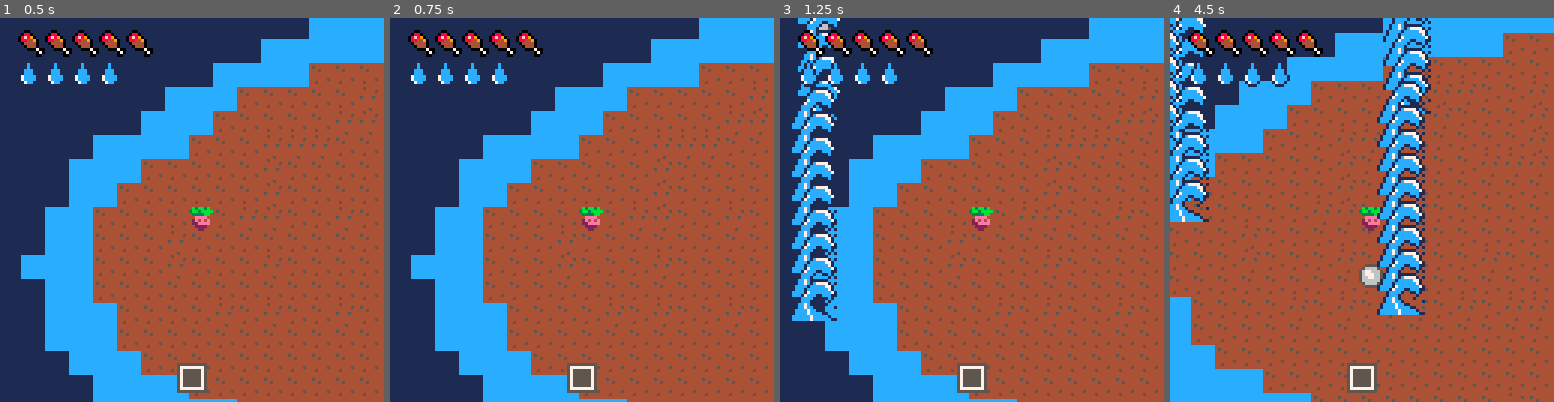
Above: before the commit, frames 1-4 (left to right).
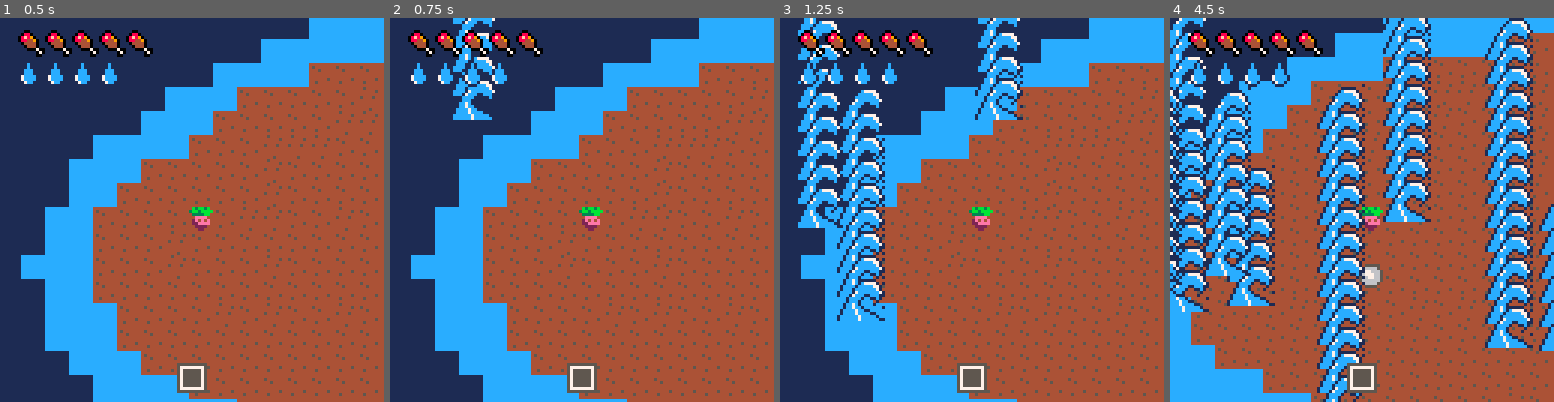
Above: after the commit, the same moments.

Repository: lucaslng/jamhacks-climatastrophe
Game: PICO-8 cartridge climate-collapse.p8
Same seed, same stepped clock (60 frames per second), same inputs: the game is played once before the commit and once after it.
Inputs:
- Up to frame 1 (0.5 s): no input
- Up to frame 2 (0.75 s): tap O (Z key) at 0.7 s
- Up to frame 3 (1.25 s): no input
- Up to frame 4 (4.5 s): hold Right 1.6-2.1 s; tap O (Z key) every 0.4 s from 1.7 to 4.1 s; hold Up 2.15-2.42 s; hold Right 2.47-3.03 s; hold Left 3.08-3.58 s; hold Down 3.63-3.97 s; hold Right from 4.02 s (still down)

Frame 1 is identical in both runs. In frame 2, 1.4% of the frame differs, in the area x 16-28%, y 0-27%; in frame 3, 9.3%; in frame 4, 34%, in the area x 0-100%, y 0-100%.

Commit message:
carrot and radish textures

Diff:
--- a/climate-collapse.p8
+++ b/climate-collapse.p8
@@ -143,16 +143,16 @@
 	local moved = false
 
 	if btn(0) then
-		Player:moveleft() moved = true
+		Player:moveleft(1) moved = true
 	end
 	if btn(1) then
-		Player:moveright() moved = true
+		Player:moveright(1) moved = true
 	end
 	if btn(2) then
-		Player:moveup() moved = true
+		Player:moveup(1) moved = true
 	end
 	if btn(3) then
-		Player:movedown() moved = true
+		Player:movedown(1) moved = true
 	end
 
 	if Player.hunger_timer == nil then Player.hunger_timer = 0 end
@@ -167,6 +167,7 @@
 		end
 
 		-- thirst drains when moving
+		if Player.thirst_timer == nil then Player.thirst_timer = 0 end
 		Player.thirst_timer += 1
 		if Player.thirst_timer >= 150 then
 			Player.thirst = max(0, Player.thirst - 1)
@@ -207,12 +208,12 @@
 	foreach(tornadoes, function(t) t.x += t.vx t.y += t.vy t.lifetime -= 1 if (abs(Player.x - t.x) <= 2 and abs(Player.y - t.y) <= 2) then die("You died to a tornado!") end end)
 	if tornadoes[1] != nil and tornadoes[1].lifetime <= 0 then deli(tornadoes, 1) end
 
-	if rnd(20) <= 1 then
+	if rnd(8) <= 1 then
 		local tsunami = Tsunami:new()
 		tsunami.x = 136
 		tsunami.y = rnd(96) + 120
 		tsunami.height = rnd(80) + 24
-		tsunami.v = rnd({ 1, 1, 2})
+		tsunami.v = rnd({ 1, 1, 2, 2, 3 })
 		add(tsunamies, tsunami)
 	end
 
@@ -282,30 +284,30 @@
 00700700022eeee066566666bb044440bbbbbbbb17cccc100000000011111111cccccccc56666665566677655677666556666665000001ccccccc71000000000
 000000000022220055665665bbb04440bbbbbbbb17cccc100000000011111111cccccccc056666500566665005666650056666500000017ccccccc7100000000
 000000000002200066655556bbbb000700bbbbbb017cc1000000000011111111cccccccc00555500005555000055550000555500000017ccc11ccc1000000000
-000000000000000000000000bbbbbbb070bbbbbb00111000000000000000000000000000000000000000000000000000000000000001cccc10011c1000000000
-000000000000000000000000bbbbbbb00bbbbbbb00000000000000000000000000000000000000000000000000000000000000000001ccc10000010000000000
-000000000000000000000000bbbbbbbbbbbbbbbb0000000000000000000000000000000000000000000000000000000000000000001cc7c10000100000000000
-000000000000000000000000bbbbbbbbbbbbbbbb0000000000000000000000000000000000000000000000000000000000000000001cc7cc1000000100000000
-000000000000000000000000bbbbbbbbbbbbbbbb000000000000000000000000000000000000000000000000000000000000000001cccc7cc110000000000000
-000000000000000000000000bbbbbbbbbbbbbbbb000000000000000000000000000000000000000000000000000000000000000001cccc7cccc1100000000000
-000000000000000000000000bbbbbbbbbbbbbbbb00000000000000000000000000000000000000000000000000000000000000001cccccc7ccccc10000000000
-000000000000000000000000bbbbbbbbbbbbbbbb00000000000000000000000000000000000000000000000000000000000000001cccccc7cccccc1100000000
+000000000000000000000000bbbbbbb070bbbbbb0011100000000000000000000b3bb3b00b3bbbb00000000000000000000000000001cccc10011c1000000000
+000000000000000000000000bbbbbbb00bbbbbbb0000000000000000000000003bb3bbbb3bb3bb3b0000000000000000000000000001ccc10000010000000000
+000000000000000000000000bbbbbbbbbbbbbbbb00000000000000000000000003333bb0033b3bb0000000000000000000000000001cc7c10000100000000000
+000000000000000000000000bbbbbbbbbbbbbbbb00000000000000000000000000eeee0000999900000000000000000000000000001cc7cc1000000100000000
+000000000000000000000000bbbbbbbbbbbbbbbb00000000000000000000000002eeee200999999000000000000000000000000001cccc7cc110000000000000
+000000000000000000000000bbbbbbbbbbbbbbbb00000000000000000000000002eeee200999999000000000000000000000000001cccc7cccc1100000000000
+000000000000000000000000bbbbbbbbbbbbbbbb000000000000000000000000002ee200009999000000000000000000000000001cccccc7ccccc10000000000
+000000000000000000000000bbbbbbbbbbbbbbbb00000000000000000000000000022000000990000000000000000000000000001cccccc7cccccc1100000000
 00000000bbbbbb0000bbbbbb4444444444544444bbbbbbbbbbbbbbbb0000000000000000000000000000000000000000bbb1bbbbbbbbbbbb0000000000000000
 00000000bbbbb0cccc0bbbbb4544444444444454bbbbbbbbbbbbbbbb0000000000000000000000000000000000000000bb1cbbbbbbbbbbbb0000000000000000
 00000000bbbb0cbbbbc0bbbb4445444444444444bb0bbbbbbbbbbbbb0000000000000000000000000000000000000000bb1cbbbbbbbbbbbb0000000000000000
-00000000bbb0cb77bbbc0bbb4444444445444544b08fbbbbbbbbbbbb0000000000000000000000000000000000000000b1ccbbbbbbbbbbbb0000000000000000
-00000000bbb0cb7bbbbc0bbb4444444444444444b0884bbbbbbbbbbb0000000000000000000000000000000000000000b1ccbbbbbbbbbbbb0000000000000000
-00000000bbb0cbbbbbbc0bbb4444445444444444bb0444bbbbbbbbbb000000000000000000000000000000000000000017ccbbbbbbbbbbbb0000000000000000
-00000000bbb0cbbbbbbc0bbb4454444444444444bbb0444bbbbbbbbb000000000000000000000000000000000000000017ccbbbbbbbbbbbb0000000000000000
-00000000bbbb0cbbbbc0bbbb4444444444445444bbbb0007bbbbbbbb0000000000000000000000000000000000000000b17cbbbbbbbbbbbb0000000000000000
+00000000bbb0cb77bbbc0bbb4444444445444544b08fbbbbbbbbbbbb000000000b03b030030b30b00000000000000000b1ccbbbbbbbbbbbb0000000000000000
+00000000bbb0cb7bbbbc0bbb4444444444444444b0884bbbbbbbbbbb00000000003bbb0000b3b3000000000000000000b1ccbbbbbbbbbbbb0000000000000000
+00000000bbb0cbbbbbbc0bbb4444445444444444bb0444bbbbbbbbbb0000000000e2ee0000999900000000000000000017ccbbbbbbbbbbbb0000000000000000
+00000000bbb0cbbbbbbc0bbb4454444444444444bbb0444bbbbbbbbb00000000002ee20000999900000000000000000017ccbbbbbbbbbbbb0000000000000000
+00000000bbbb0cbbbbc0bbbb4444444444445444bbbb0007bbbbbbbb0000000000022000000990000000000000000000b17cbbbbbbbbbbbb0000000000000000
 00000000bbbbb0cccc0bbbbb0000000000000000bbbbbbb07bbbbbbb0000000000000000000000000000000000000000bb11bbbbbbbbbbbb0000000000000000
 00000000bbbbbb0000bbbbbb0000000000000000bbbbbbb00bbbbbbb0000000000000000000000000000000000000000bbbbbbbbbbbbbbbb0000000000000000
 00000000bbbbbbbbbbbbbbbb0000000000000000bbbbbbbbbbbbbbbb0000000000000000000000000000000000000000bbbbbbbbbbbbbbbb0000000000000000
 00000000bbbbbbbbbbbbbbbb0000000000000000bbbbbbbbbbbbbbbb0000000000000000000000000000000000000000bbbbbbbbbbbbbbbb0000000000000000
 00000000bbbbbbbbbbbbbbbb0000000000000000bbbbbbbbbbbbbbbb0000000000000000000000000000000000000000bbbbbbbbbbbbbbbb0000000000000000
-00000000bbbbbbbbbbbbbbbb0000000000000000bbbbbbbbbbbbbbbb0000000000000000000000000000000000000000bbbbbbbbbbbbbbbb0000000000000000
-00000000bbbbbbbbbbbbbbbb0000000000000000bbbbbbbbbbbbbbbb0000000000000000000000000000000000000000bbbbbbbbbbbbbbbb0000000000000000
-00000000bbbbbbbbbbbbbbbb0000000000000000bbbbbbbbbbbbbbbb0000000000000000000000000000000000000000bbbbbbbbbbbbbbbb0000000000000000
+00000000bbbbbbbbbbbbbbbb0000000000000000bbbbbbbbbbbbbbbb000000000b0b03000b030b000000000000000000bbbbbbbbbbbbbbbb0000000000000000
+00000000bbbbbbbbbbbbbbbb0000000000000000bbbbbbbbbbbbbbbb000000000033b000003bb0000000000000000000bbbbbbbbbbbbbbbb0000000000000000
+00000000bbbbbbbbbbbbbbbb0000000000000000bbbbbbbbbbbbbbbb0000000000222000009990000000000000000000bbbbbbbbbbbbbbbb0000000000000000
 00000000000000000000000000000000000000000000000000000000000000000000000000000000000000000000000000000000000000000000000000000000
 00000000000000000000000000000000000000000000000000000000000000000000000000000000000000000000000000000000000000000000000000000000
 00000000000000000000000000000000000000000000000000000000000000000000000000000000000000000000000000000000000000000000000000000000
